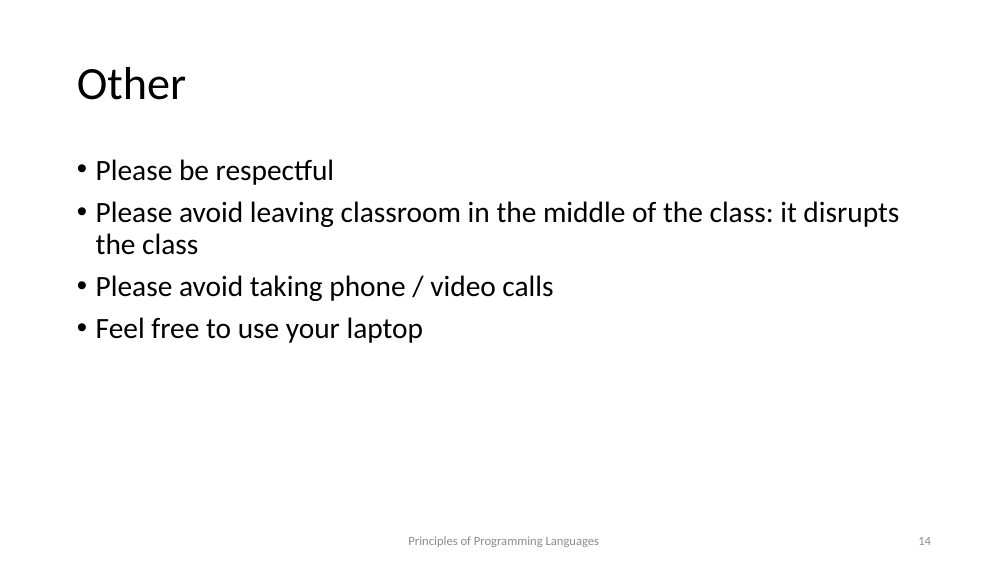
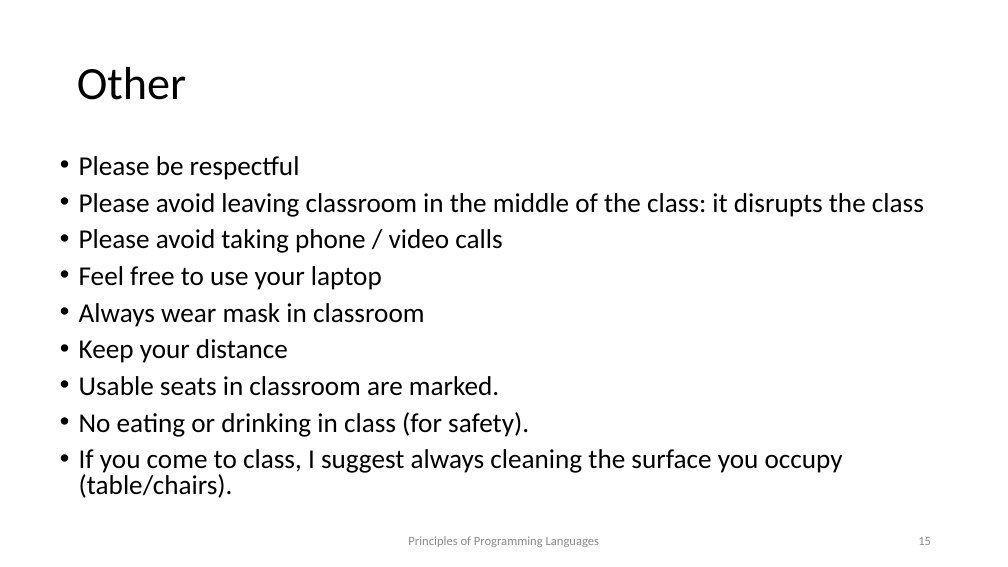
Before and after one commit to kongm/pl-design, a slide deck: slide 15 of C0-preliminaries.pptx (slide 14 before the commit). Drawn at 1008x567 pixels with LibreOffice and Linux fonts; fonts in the diff are those of the drawing. Boxes give left, top, right and bottom in pixels: in the first picture for what was removed or moved away, otherwise in the second. Text is boxed around its words. In the diff, an @@ line names an element or a change of style, - is before the commit and + after.

```diff
--- a/C0-preliminaries.pptx
+++ b/C0-preliminaries.pptx
@@ text "Please be respectful": place and size @@
-text "Please be respectful" at (96, 159, 899, 343)
+text "Please be respectful" at (79, 156, 924, 498)
@@ text at (79, 156, 924, 290): size 28 to 25.9 pt in "Please be respectful", "Please avoid leaving classroom in the middle ...", "Please avoid taking phone / video calls", "Feel free to use your laptop"; line spacing 0.9 to 0.8 @@
@@ text at (79, 303, 843, 498): paragraphs added @@
+• Always wear mask in classroom
+• Keep your distance
+• Usable seats in classroom are marked.
+• No eating or drinking in class (for safety).
+• If you come to class, I suggest always cleaning the surface you occupy (table/chairs).
@@ page number at (918, 537, 931, 545): text changed @@
-14
+15
```
Also in this commit, not shown: 11 other slides changed, 1 slide added, 3 other files.
